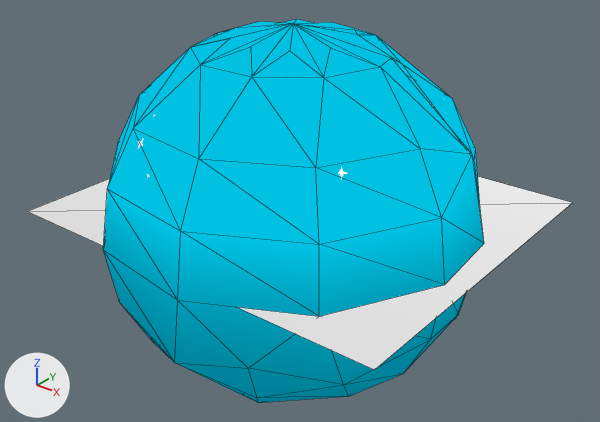
A saved change to the glTF model public/maps/map.glb.
Camera for both pictures: a camera (50 mm lens) standing at (2061.0, -2685.0, 1681.0) and looking at (-108.0, 25.0, 1.0). The lights are fixed; the arrows at lower left show +X, +Y and +Z. Mesh edges are drawn as thin lines on the coarser meshes. Where no turn or scale is listed for an object, it has been applied to the vertices. Vertices at the same position are counted once.

Names of what the first picture shows: 'floor_color_0', 'sky_color_0'.
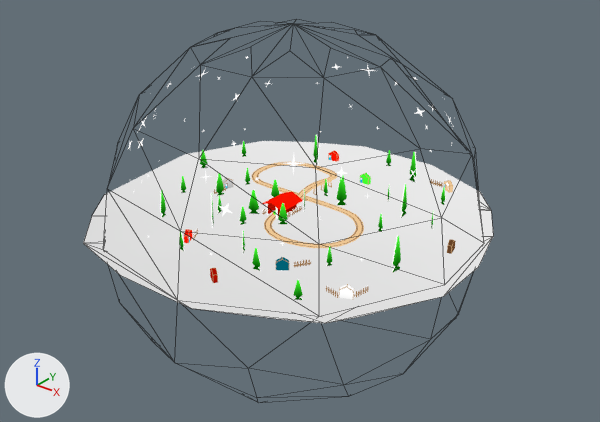
The change in detail:
Material 'Material.001' (mat_material_001) is new.
Its base color is (0.8, 0.8, 0.8) (white #e7e7e7).
Its alpha is 0.0.
me_floor_color_0_001 is used by ob_floor_color_0; parent ob_floor; location (0.0, 0.0, 0.0).
me_floor_color_0_001 had 4 vertices, 2 faces and spanned x -0.5..0.5, y -0.5..0.5, z 0.0.
me_floor_color_0_001 now has 20 vertices, 18 faces and spans x -0.438..0.434, y -0.492..0.49, z 0.0.
me_floor_color_0_001 part 1: the whole mesh is rebuilt.
me_sky_color_0_001 has 96 vertices, 180 faces and spans x -872.0..872.0, y -872.0..872.0, z -872.0..872.0.
me_sky_color_0_001 no longer uses material mat_color_001.
me_sky_color_0_001 now uses material mat_material_001 (white #e7e7e7).
Object 'floor_color_0' (ob_floor_color_0) moves from (0.0, 0.0, 0.0) to (0.00372, -0.0388, 0.0).
Object 'floor_color_0' (ob_floor_color_0) is rescaled from (1.0, 1.0, 1.0) to (1.08, 1.08, 1.0).

Location of each change, (x1, y1, x2, y2) in pixels of the pictures (600 x 422 px):
'sky_color_0', recoloured: (103, 19, 484, 403) in both
'floor_color_0', reshaped, moved, rescaled (25% narrower, 31% shorter): before (27, 177, 572, 370); after (83, 191, 493, 323)
